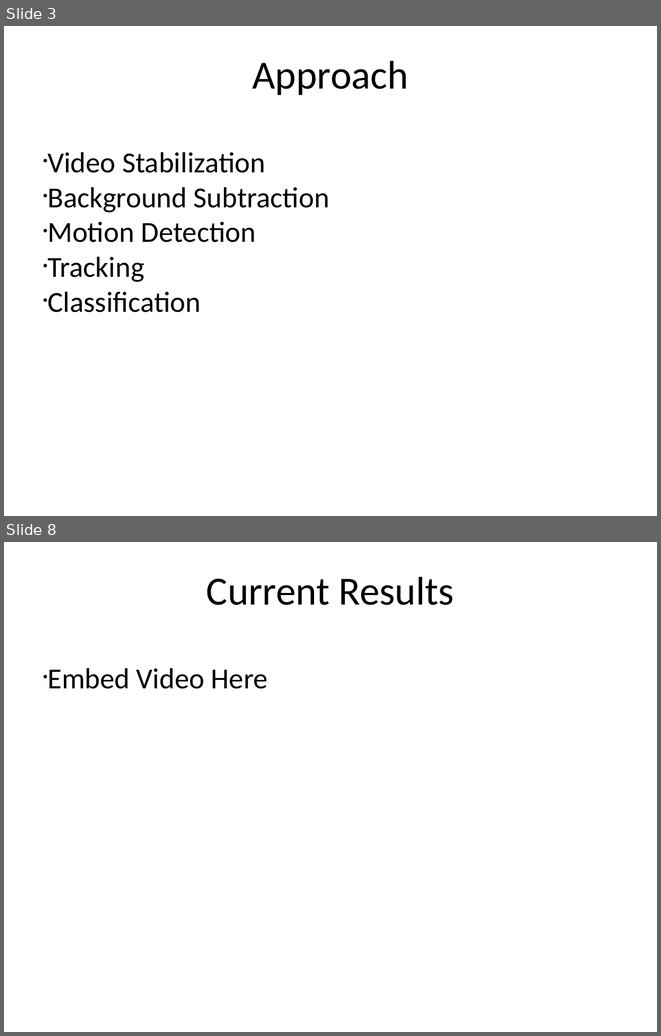
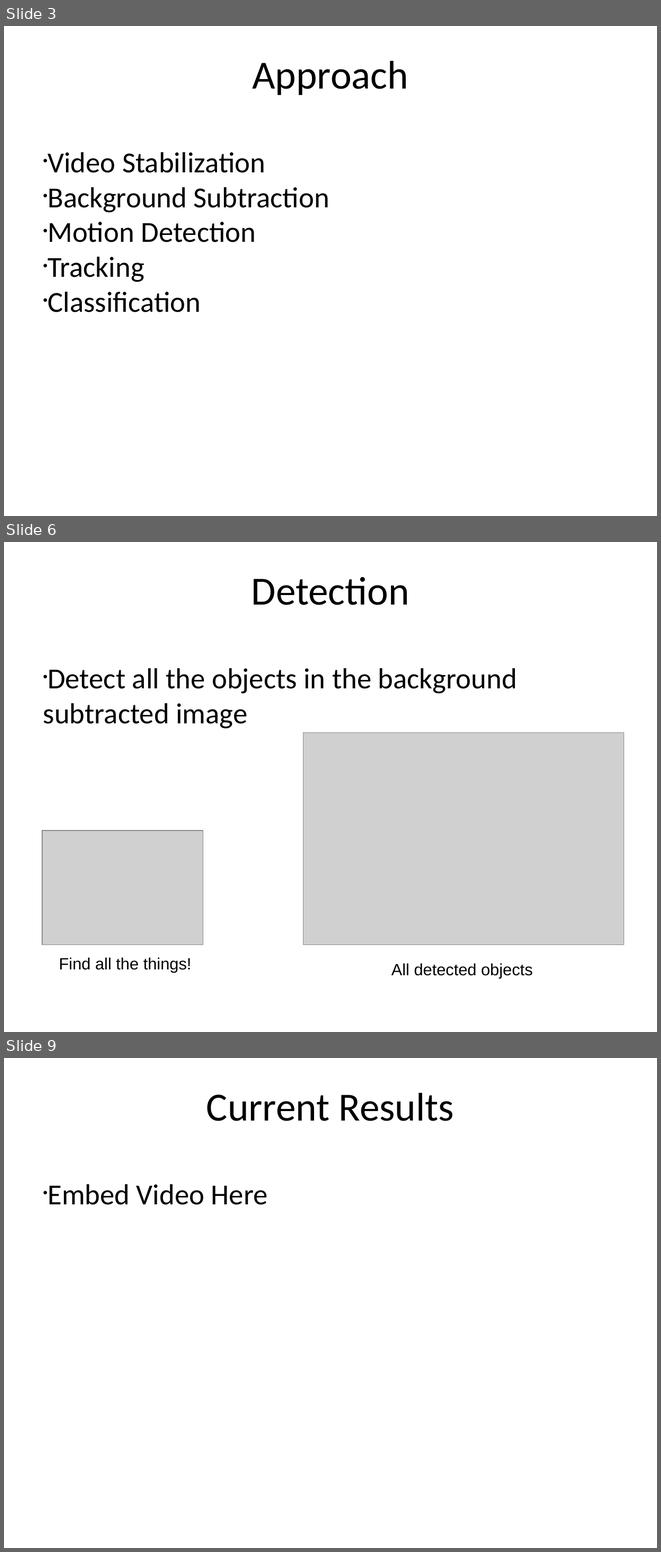
Before and after one commit to shangma/ComputerVisionFinalProject, a slide deck: Final Project.pptx. Shown one above the other, each under a label of ours: slides 3 and 8 before the commit, slides 3, 6 and 9 after it; the slides between them are not shown. The pictures are 661x1036 and 661x1552 pixels, drawn with LibreOffice and Linux fonts; fonts in the diff are those of the drawing; grey boxes stand for pictures. Boxes give left, top, right and bottom in pixels: in the first picture for what was removed or moved away, otherwise in the second. Text is boxed around its words. In the diff, an @@ line names an element or a change of style, - is before the commit and + after.

```diff
--- a/Final Project.pptx
+++ b/Final Project.pptx
@@ slide 6 added at bbox=[4, 542, 657, 1032], background #FFFFFF @@
@@ text added at bbox=[252, 577, 409, 605], 44 pt, text #000000 @@
+Detection
@@ text added at bbox=[43, 668, 517, 729], 32 pt, text #000000 @@
+• Detect all the objects in the background subtracted image
@@ picture added at bbox=[303, 733, 624, 945] @@
@@ picture added at bbox=[42, 831, 203, 945] @@
@@ text added at bbox=[59, 957, 192, 972], 18 pt, text #000000 @@
+Find all the things!
@@ text added at bbox=[391, 963, 533, 978], 18 pt, text #000000 @@
+All detected objects
@@ what was slide 8 is now slide 9 @@
```
Also in this commit, not shown: 5 slides changed.
